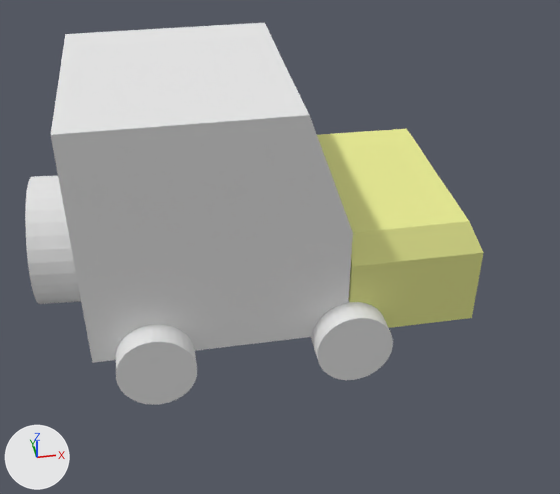
A saved change to the Blender file third-week-b/assets/jimny.blend.
Camera for both pictures: a 50 mm lens placed at (-2.08, -10.25, 8.58), pointed at (-0.2, 0.33, 1.22). Arrows for +X, +Y and +Z are at lower left; the lights stay in place.

The scene before the commit, as lines of its bpy script (objects in view):
```python
ob_cube = bpy.data.objects.new('Cube', me_cube)
ob_cube.location = (-0.73, -1.36, 2.44)
ob_cube_001 = bpy.data.objects.new('Cube.001', me_cube_001)
ob_cube_001.location = (1.57, 0.42, 1.52)
ob_cube_001.scale = (0.843, 1.81, 0.843)
ob_cylinder_000 = bpy.data.objects.new('Cylinder.000', me_cylinder_002)
ob_cylinder_000.location = (0.58, -0.72, 0.45)
ob_cylinder_000.rotation_euler = (-1.626, 0.0, 0.0)  # degrees (-93, 0, 0)
ob_cylinder_000.scale = (0.416, 0.414, 1.0)
ob_cylinder_002 = bpy.data.objects.new('Cylinder.002', me_cylinder_003)
ob_cylinder_002.location = (-2.39, -0.72, 0.45)
ob_cylinder_002.rotation_euler = (-1.626, 0.0, 0.0)  # degrees (-93, 0, 0)
ob_cylinder_002.scale = (0.416, 0.414, 1.0)
ob_cylinder_car = bpy.data.objects.new('Cylinder.car', me_cylinder_car)
ob_cylinder_car.location = (-3.66, 0.38, 1.75)
ob_cylinder_car.rotation_euler = (1.625, 0.634, -4.694)  # degrees (93, 36, -269)
ob_cylinder_car.scale = (1.0, 0.999, 0.408)
```
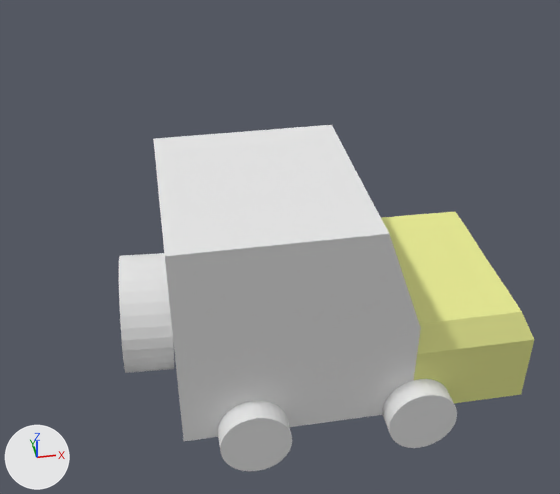
Pixel boxes [x1, y1, x2, y2] of what changed, in the pictures (560 x 494 px):
'Cube', moved
    before: [51, 23, 353, 363]
    after: [153, 125, 421, 441]
'Cube.001', moved
    before: [317, 129, 484, 328]
    after: [381, 211, 534, 403]
'Cylinder.car', moved
    before: [25, 176, 81, 304]
    after: [119, 253, 174, 373]
'Cylinder.002', moved
    before: [116, 324, 197, 405]
    after: [218, 401, 292, 471]
'Cylinder.000', moved
    before: [311, 301, 393, 380]
    after: [383, 379, 457, 448]

The change, as a list of edits to the scene's bpy script:
```text
Change ob_cube:
    ob_cube.location: (-0.73, -1.36, 2.44) -> (0.48, -1.36, 0.5)
Change ob_cylinder_car:
    ob_cylinder_car.location: (-3.66, 0.38, 1.75) -> (-2.51, 0.38, 0.1)
Change ob_cube_001:
    ob_cube_001.location: (1.57, 0.42, 1.52) -> (2.76, 0.42, -0.38)
Change ob_cylinder_000:
    ob_cylinder_000.location: (0.58, -0.72, 0.45) -> (1.85, -0.72, -1.35)
Change ob_cylinder_002:
    ob_cylinder_002.location: (-2.39, -0.72, 0.45) -> (-0.96, -0.72, -1.36)
```
